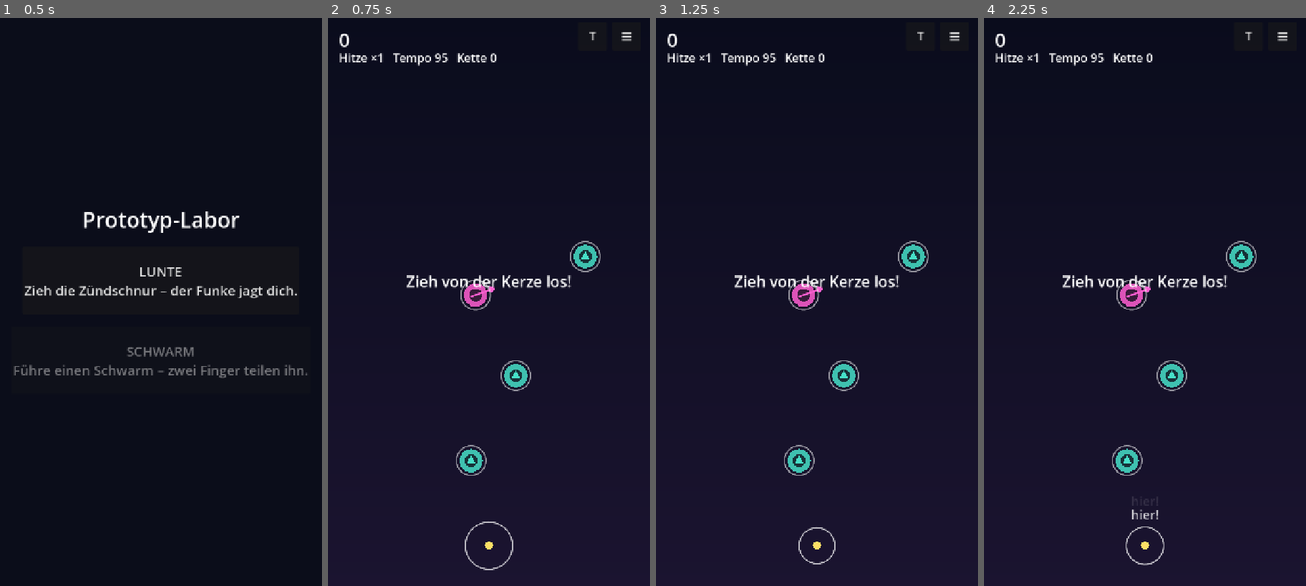
Above: before the commit, frames 1-4 (left to right).
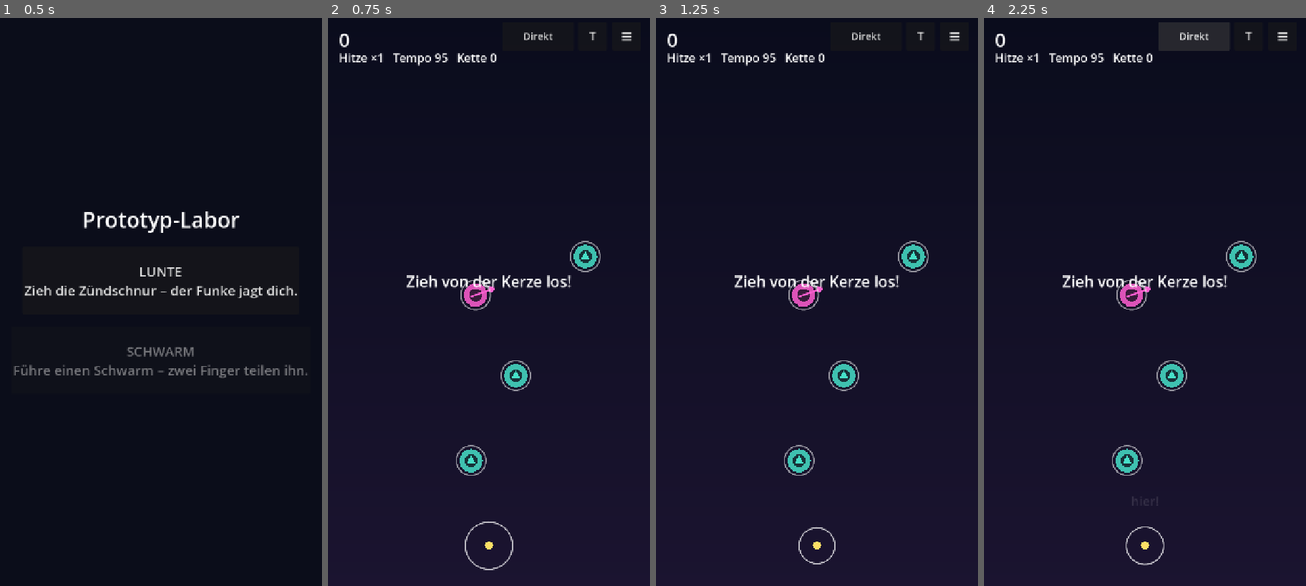
Above: after the commit, the same moments.

Repository: DasButterschnitzel/Android-Game-3
Game: Godot game, scene res://prototypes/lab.tscn
The game is run twice, just before and just after one commit, with the same random seed, the same clock (stepped at 60 frames per second) and the same inputs.
Inputs (mouse positions are in pixels of both pictures, inside the frame that each line leads up to):
- Up to frame 1 (0.5 s): no input
- Up to frame 2 (0.75 s): click "LUNTE Zieh die Zündschnur – d…" at 0.5 s
- Up to frame 3 (1.25 s): no input
- Up to frame 4 (2.25 s): click (1193, 35) at 1.25 s, where only the run after the commit has a clickable "Direkt"; click (1193, 35) at 2 s, where only the run after the commit has a clickable "Relativ"

Frame 1 is identical in both runs. In frame 2, less than 0.1% of the frame differs, in the area x 60-70%, y 2-4%; in frame 3, less than 0.1%; in frame 4, 1.2%, in the area x 45-77%, y 0-89%.

Commit message:
Fix CI APK export path, add save store and relative control mode
- build_android.sh/capture.sh: resolve output paths with realpath -m so a
  fresh checkout without builds/ works (CI export step failed on this)
- SaveStore: versioned JSON in user://, atomic temp+rename writes,
  defaults merge, corrupt-file quarantine, flush on app pause (5 tests)
- LUNTE prototype: switchable 'relative' trackpad control mode to test
  occlusion-free, one-handed play

Co-Authored-By: Claude Opus 5.5 <noreply@anthropic.com>
Claude-Session: https://claude.ai/code/session_01EkExG2E5hRojVVTeydidGd

Diff:
--- a/game/prototypes/lunte/lunte_proto.gd
+++ b/game/prototypes/lunte/lunte_proto.gd
@@ -19,6 +19,12 @@
 var over_time := -1.0
 var paused := false
 var seed_override := -1  # set by capture/demo tools for reproducible rounds
+## "direct": the finger is the fuse head. "relative": touch anywhere, finger
+## movement is applied to the head like a trackpad (no occlusion, one-handed).
+var control_mode := "direct"
+const RELATIVE_GAIN := 1.35
+var _virtual := {}  # pointer id -> virtual head position (relative mode)
+var mode_button: Button
 
 
 func _ready() -> void:
@@ -69,6 +75,24 @@
 	dbg.focus_mode = Control.FOCUS_NONE
 	dbg.pressed.connect(func(): debug_overlay.visible = not debug_overlay.visible)
 	layer.add_child(dbg)
+	mode_button = Button.new()
+	mode_button.add_theme_font_size_override("font_size", 22)
+	mode_button.position = Vector2(get_viewport_rect().size.x - 330, 20)
+	mode_button.size = Vector2(160, 64)
+	mode_button.focus_mode = Control.FOCUS_NONE
+	mode_button.pressed.connect(_toggle_mode)
+	layer.add_child(mode_button)
+	_update_mode_button()
+
+
+func _toggle_mode() -> void:
+	control_mode = "relative" if control_mode == "direct" else "direct"
+	_update_mode_button()
+	tracker.cancel_all()
+
+
+func _update_mode_button() -> void:
+	mode_button.text = "Direkt" if control_mode == "direct" else "Relativ"
 
 
 func _label(parent: Node, pos: Vector2, size: int) -> Label:
@@ -150,6 +174,14 @@
 		if over_time >= 0.0 and Time.get_ticks_msec() / 1000.0 - over_time > 0.8:
 			_new_round()
 		return
+	if control_mode == "relative":
+		# Any touch takes the first free fuse; movement is applied relatively.
+		for f in sim.fuses:
+			if f.alive and f.pointer_id == -1:
+				f.pointer_id = p.id
+				_virtual[p.id] = f.head()
+				return
+		return
 	if sim.grab(p.id, p.pos) < 0:
 		# Show where to continue.
 		for f in sim.fuses:
@@ -158,10 +190,20 @@
 
 
 func _on_move(p: PointerTracker.Pointer) -> void:
+	if control_mode == "relative":
+		if not _virtual.has(p.id):
+			return
+		var a := sim.arena
+		var v: Vector2 = _virtual[p.id] + (p.pos - p.prev_pos) * RELATIVE_GAIN
+		v = Vector2(clampf(v.x, a.position.x, a.end.x), clampf(v.y, a.position.y, a.end.y))
+		_virtual[p.id] = v
+		sim.extend(p.id, v)
+		return
 	sim.extend(p.id, p.pos)
 
 
 func _on_up(p: PointerTracker.Pointer) -> void:
+	_virtual.erase(p.id)
 	sim.release(p.id)
 
 
--- /dev/null
+++ b/game/scripts/save/save_store.gd
@@ -0,0 +1,150 @@
+class_name SaveStore
+extends Node
+## Local, offline persistence (autoload "Save").
+##
+## One JSON document in user:// with a schema version. Writes are atomic
+## (write temp file, then rename) so a kill during saving never corrupts the
+## previous state. A corrupt file is moved aside and defaults are used.
+
+signal changed(key: String)
+
+const SCHEMA_VERSION := 1
+const DEFAULT_PATH := "user://save.json"
+
+var path := DEFAULT_PATH
+var data: Dictionary = {}
+var _dirty := false
+
+
+static func defaults() -> Dictionary:
+	return {
+		"version": SCHEMA_VERSION,
+		"settings": {
+			"master_volume": 0.9,
+			"music_volume": 0.6,
+			"sfx_volume": 0.9,
+			"muted": false,
+			"haptics": true,
+			"effects": 1.0,  # 1.0 full, 0.5 reduced, 0.0 minimal (shake/flash off)
+			"touch_debug": false,
+			"control_mode": "direct",  # "direct" (finger = fuse head) or "relative" (trackpad)
+			"left_handed": false,
+		},
+		"stats": {
+			"best_score": 0,
+			"rounds_played": 0,
+			"total_ignitions": 0,
+			"best_chain": 0,
+			"longest_round": 0.0,
+		},
+		"unlocks": {},
+		"ads": {
+			"consent": "unknown",  # unknown | granted | denied | not_required
+			"rounds_since_interstitial": 0,
+			"last_interstitial_unix": 0,
+		},
+	}
+
+
+func _ready() -> void:
+	load_from_disk()
+
+
+func load_from_disk() -> void:
+	data = defaults()
+	if not FileAccess.file_exists(path):
+		return
+	var f := FileAccess.open(path, FileAccess.READ)
+	if f == null:
+		return
+	var json := JSON.new()
+	var err := json.parse(f.get_as_text())
+	f.close()
+	if err != OK or typeof(json.data) != TYPE_DICTIONARY:
+		_quarantine_corrupt()
+		return
+	data = _merge(defaults(), json.data)
+	data.version = SCHEMA_VERSION
+
+
+## Deep-merges loaded values over defaults so new keys appear after updates
+## and unknown/obsolete keys are dropped.
+static func _merge(base: Dictionary, loaded: Dictionary) -> Dictionary:
+	var out := base.duplicate(true)
+	for k in base:
+		if not loaded.has(k):
+			continue
+		if typeof(base[k]) == TYPE_DICTIONARY and typeof(loaded[k]) == TYPE_DICTIONARY:
+			if base[k].is_empty():
+				out[k] = loaded[k].duplicate(true)  # open-ended maps (e.g. unlocks)
+			else:
+				out[k] = _merge(base[k], loaded[k])
+		elif typeof(base[k]) == typeof(loaded[k]) or (_is_num(base[k]) and _is_num(loaded[k])):
+			out[k] = loaded[k]
+	return out
+
+
+static func _is_num(v: Variant) -> bool:
+	return typeof(v) == TYPE_INT or typeof(v) == TYPE_FLOAT
+
+
+func _quarantine_corrupt() -> void:
+	var bad := path + ".corrupt"
+	DirAccess.rename_absolute(ProjectSettings.globalize_path(path), ProjectSettings.globalize_path(bad))
+	push_warning("SaveStore: corrupt save moved to %s, using defaults" % bad)
+
+
+func save_now() -> bool:
+	var tmp := path + ".tmp"
+	var f := FileAccess.open(tmp, FileAccess.WRITE)
+	if f == null:
+		push_error("SaveStore: cannot write %s" % tmp)
+		return false
+	f.store_string(JSON.stringify(data, "\t"))
+	f.close()
+	var err := DirAccess.rename_absolute(ProjectSettings.globalize_path(tmp), ProjectSettings.globalize_path(path))
+	_dirty = err != OK
+	return err == OK
+
+
+## Marks data dirty; flushed at the end of the frame (coalesces many writes).
+func mark_dirty(key := "") -> void:
+	changed.emit(key)
+	if not _dirty:
+		_dirty = true
+		_flush_deferred.call_deferred()
+
+
+func _flush_deferred() -> void:
+	if _dirty:
+		save_now()
+
+
+func get_setting(key: String) -> Variant:
+	return data.settings.get(key)
+
+
+func set_setting(key: String, value: Variant) -> void:
+	data.settings[key] = value
+	mark_dirty("settings/" + key)
+
+
+## Records a finished round; returns true if it is a new best score.
+func record_round(score: int, ignitions: int, best_chain: int, duration: float) -> bool:
+	var s: Dictionary = data.stats
+	s.rounds_played += 1
+	s.total_ignitions += ignitions
+	s.best_chain = maxi(s.best_chain, best_chain)
+	s.longest_round = maxf(s.longest_round, duration)
+	var is_best: bool = score > s.best_score
+	if is_best:
+		s.best_score = score
+	mark_dirty("stats")
+	return is_best
+
+
+func _notification(what: int) -> void:
+	# Persist immediately when the app is backgrounded or closed.
+	if what == NOTIFICATION_APPLICATION_PAUSED or what == NOTIFICATION_WM_CLOSE_REQUEST:
+		if _dirty:
+			save_now()
--- /dev/null
+++ b/game/tests/unit/test_save_store.gd
@@ -0,0 +1,65 @@
+extends TestCase
+## Persistence: round trip, defaults merge, corruption recovery, atomic writes.
+
+var store: SaveStore
+const TEST_PATH := "user://test_save.json"
+
+
+func before_each() -> void:
+	for p in [TEST_PATH, TEST_PATH + ".tmp", TEST_PATH + ".corrupt"]:
+		if FileAccess.file_exists(p):
+			DirAccess.remove_absolute(ProjectSettings.globalize_path(p))
+	store = SaveStore.new()
+	store.path = TEST_PATH
+
+
+func after_each() -> void:
+	store.free()
+
+
+func test_defaults_when_no_file() -> void:
+	store.load_from_disk()
+	assert_eq(store.data.stats.best_score, 0, "best 0")
+	assert_eq(store.get_setting("control_mode"), "direct", "default control mode")
+
+
+func test_round_trip() -> void:
+	store.load_from_disk()
+	store.set_setting("sfx_volume", 0.25)
+	assert_true(store.record_round(1234, 40, 5, 77.5), "first round is a best")
+	assert_false(store.record_round(1000, 10, 2, 20.0), "lower is not a best")
+	assert_true(store.save_now(), "saved")
+	var other := SaveStore.new()
+	other.path = TEST_PATH
+	other.load_from_disk()
+	assert_eq(other.data.stats.best_score, 1234, "best persisted")
+	assert_eq(other.data.stats.rounds_played, 2, "rounds persisted")
+	assert_near(other.get_setting("sfx_volume"), 0.25, 0.0001, "setting persisted")
+	other.free()
+
+
+func test_missing_keys_are_filled_and_unknown_dropped() -> void:
+	var f := FileAccess.open(TEST_PATH, FileAccess.WRITE)
+	f.store_string(JSON.stringify({"version": 0, "stats": {"best_score": 77}, "garbage": 1, "settings": {"sfx_volume": "loud"}}))
+	f.close()
+	store.load_from_disk()
+	assert_eq(store.data.stats.best_score, 77, "kept known value")
+	assert_eq(store.data.stats.rounds_played, 0, "filled missing key")
+	assert_false(store.data.has("garbage"), "dropped unknown key")
+	assert_near(store.get_setting("sfx_volume"), 0.9, 0.0001, "wrong type replaced by default")
+
+
+func test_corrupt_file_is_quarantined() -> void:
+	var f := FileAccess.open(TEST_PATH, FileAccess.WRITE)
+	f.store_string("{not json")
+	f.close()
+	store.load_from_disk()
+	assert_eq(store.data.stats.best_score, 0, "defaults used")
+	assert_true(FileAccess.file_exists(TEST_PATH + ".corrupt"), "corrupt copy kept for diagnosis")
+
+
+func test_no_temp_file_left_after_save() -> void:
+	store.load_from_disk()
+	store.save_now()
+	assert_true(FileAccess.file_exists(TEST_PATH), "file exists")
+	assert_false(FileAccess.file_exists(TEST_PATH + ".tmp"), "temp renamed away")
Not shown, added: game/scripts/save/save_store.gd.uid
Not shown, added: game/tests/unit/test_save_store.gd.uid
Not shown, changed: tools/build_android.sh
Not shown, changed: tools/capture.sh
